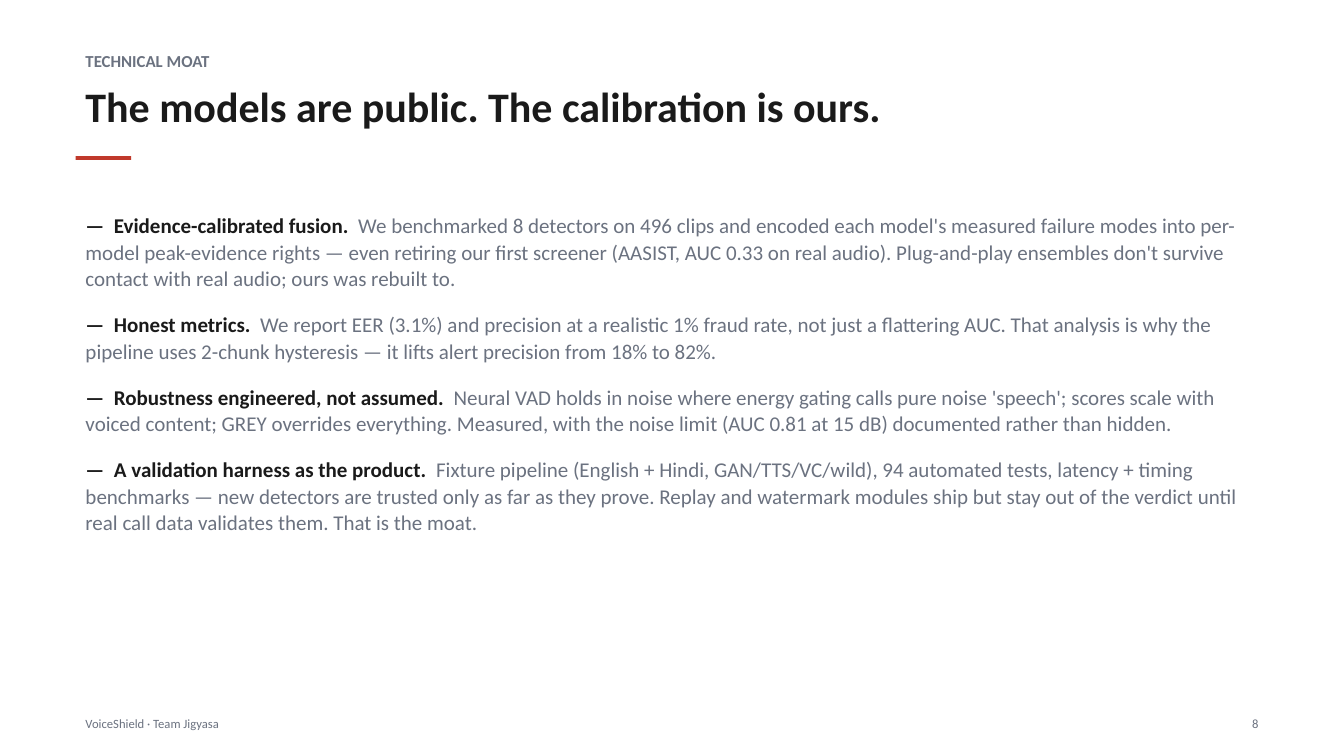
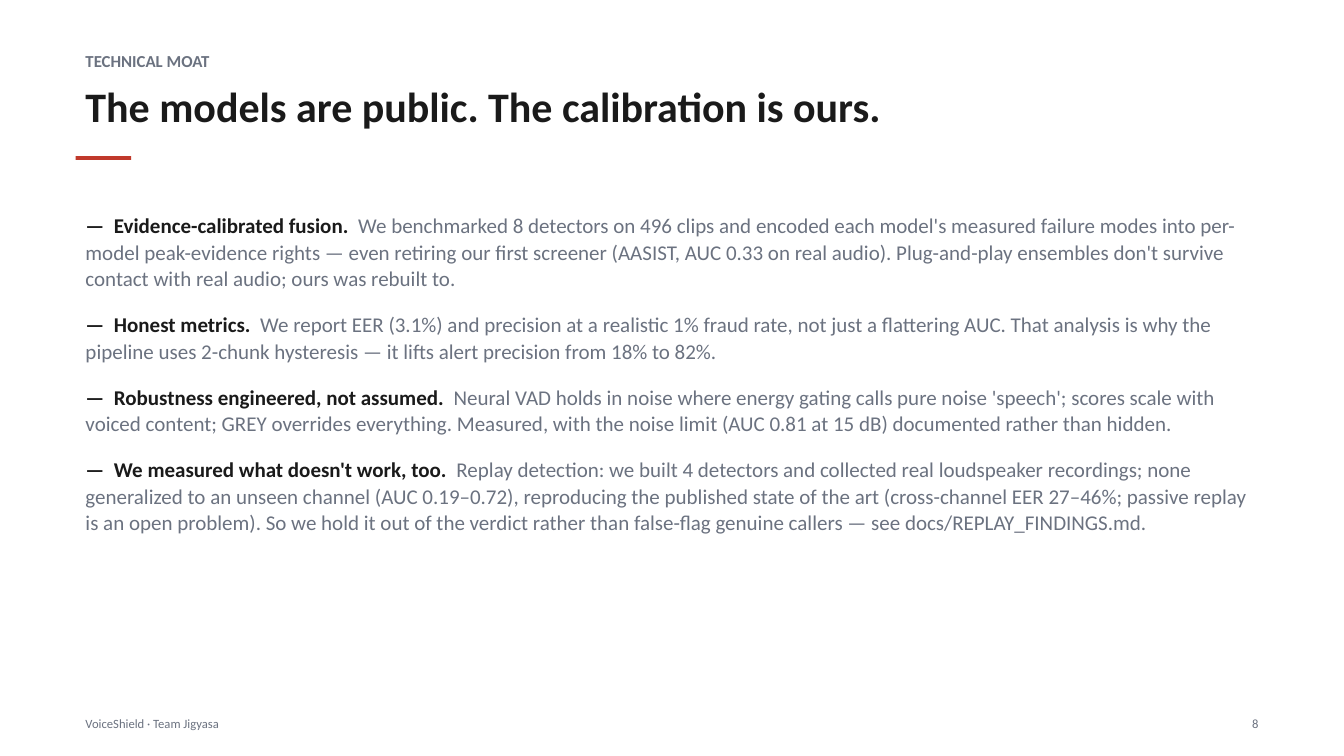
Before and after one commit to serqeta/Jigyasa, a slide deck: slide 8 of docs/presentation/VoiceShield_Jigyasa_UCOPSB.pptx. Drawn at 1344x756 pixels with LibreOffice and Linux fonts; fonts in the diff are those of the drawing. Boxes give left, top, right and bottom in pixels: in the first picture for what was removed or moved away, otherwise in the second. Text is boxed around its words. In the diff, an @@ line names an element or a change of style, - is before the commit and + after.

```diff
--- a/docs/presentation/VoiceShield_Jigyasa_UCOPSB.pptx
+++ b/docs/presentation/VoiceShield_Jigyasa_UCOPSB.pptx
@@ text at (x1=85, y1=462, x2=1246, y2=534): text changed @@
-— A validation harness as the product. Fixture pipeline (English + Hindi, GAN/TTS/VC/wild), 94 automated tests, latency + timing benchmarks — new detectors are trusted only as far as they prove. Replay and watermark modules ship but stay out of the verdict until real call data validates them. That is the moat.
+— We measured what doesn't work, too. Replay detection: we built 4 detectors and collected real loudspeaker recordings; none generalized to an unseen channel (AUC 0.19–0.72), reproducing the published state of the art (cross-channel EER 27–46%; passive replay is an open problem). So we hold it out of the verdict rather than false-flag genuine callers — see docs/REPLAY_FINDINGS.md.
```
Also in this commit, not shown: 2 other slides changed, 3 other files.
